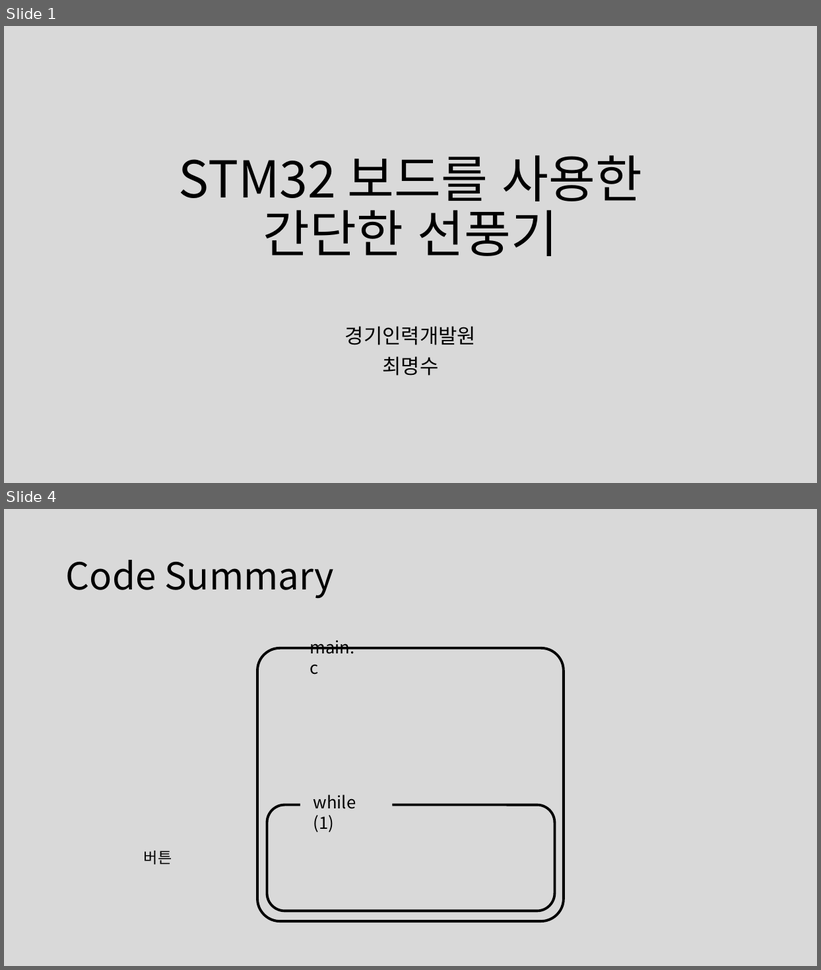
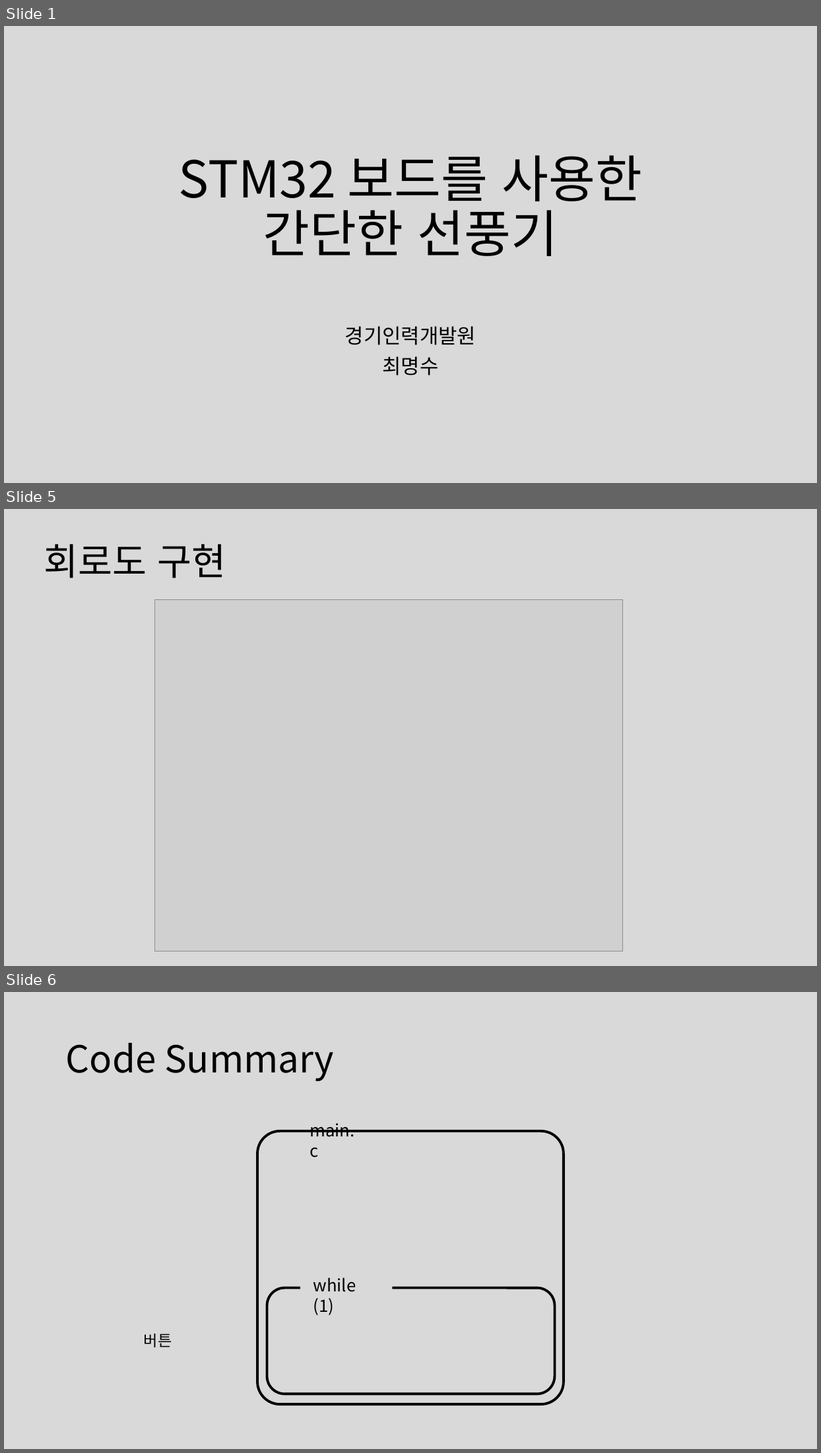
Before and after one commit to HardCoding0417/intela_studyroom, a slide deck: class/ARM class/Projects/simple_fan/STM32 보드를 사용한 간단한 선풍기 - 최명수.pptx. Shown one above the other, each under a label of ours: slides 1 and 4 before the commit, slides 1, 5 and 6 after it; the slides between them are not shown. The pictures are 821x970 and 821x1453 pixels, drawn with LibreOffice and Linux fonts; fonts in the diff are those of the drawing; grey boxes stand for pictures. Boxes give left, top, right and bottom in pixels: in the first picture for what was removed or moved away, otherwise in the second. Text is boxed around its words. In the diff, an @@ line names an element or a change of style, - is before the commit and + after.

```diff
--- a/class/ARM class/Projects/simple_fan/STM32 보드를 사용한 간단한 선풍기 - 최명수.pptx
+++ b/class/ARM class/Projects/simple_fan/STM32 보드를 사용한 간단한 선풍기 - 최명수.pptx
@@ slide 5 added at (4, 509, 817, 966), background #D9D9D9 @@
@@ text added at (44, 544, 226, 578), 44 pt, text #000000 @@
+회로도 구현
@@ picture added at (155, 600, 623, 952) @@
@@ what was slide 4 is now slide 6 @@
```
Also in this commit, not shown: 2 slides changed, 1 other slide added, 10 other files.
